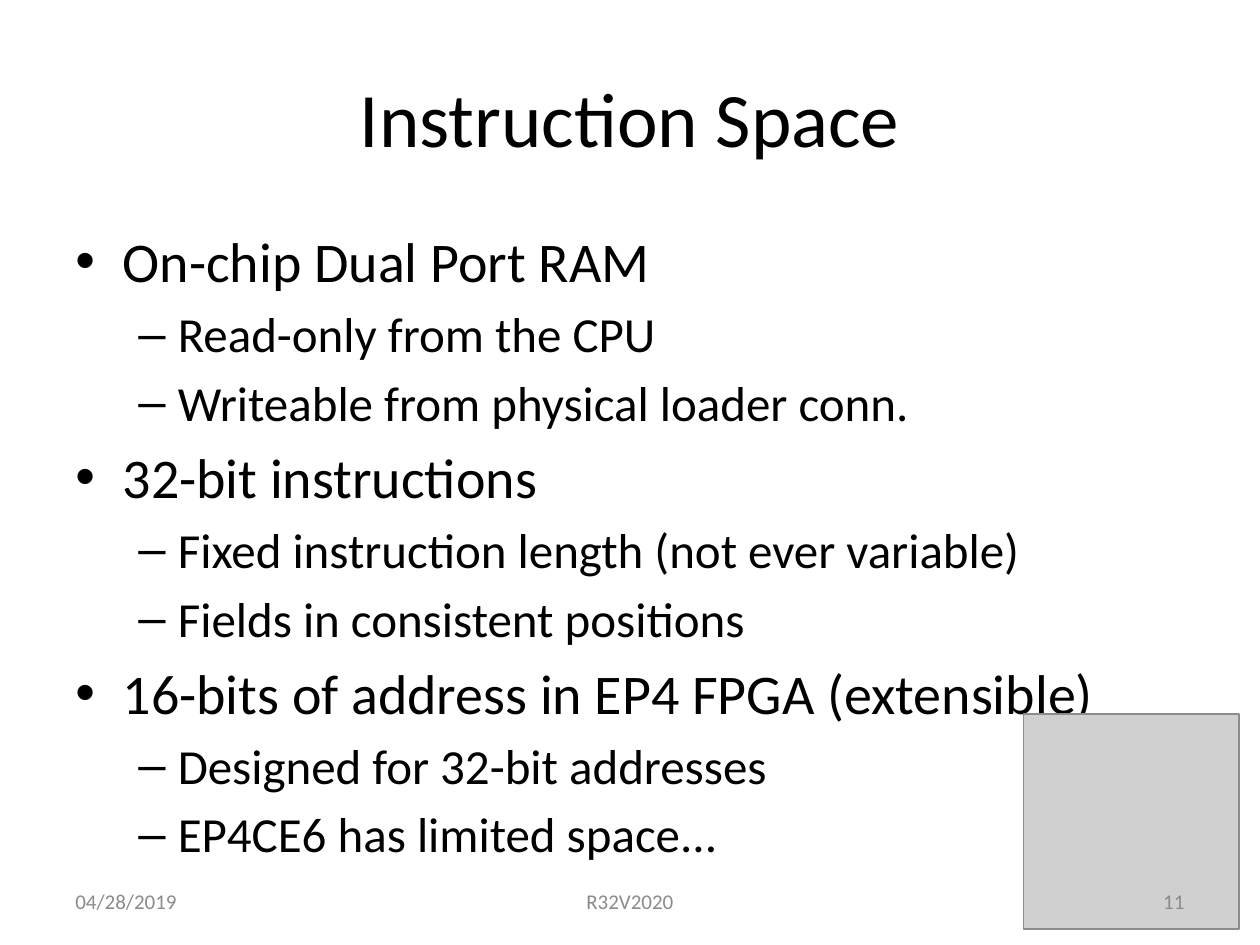
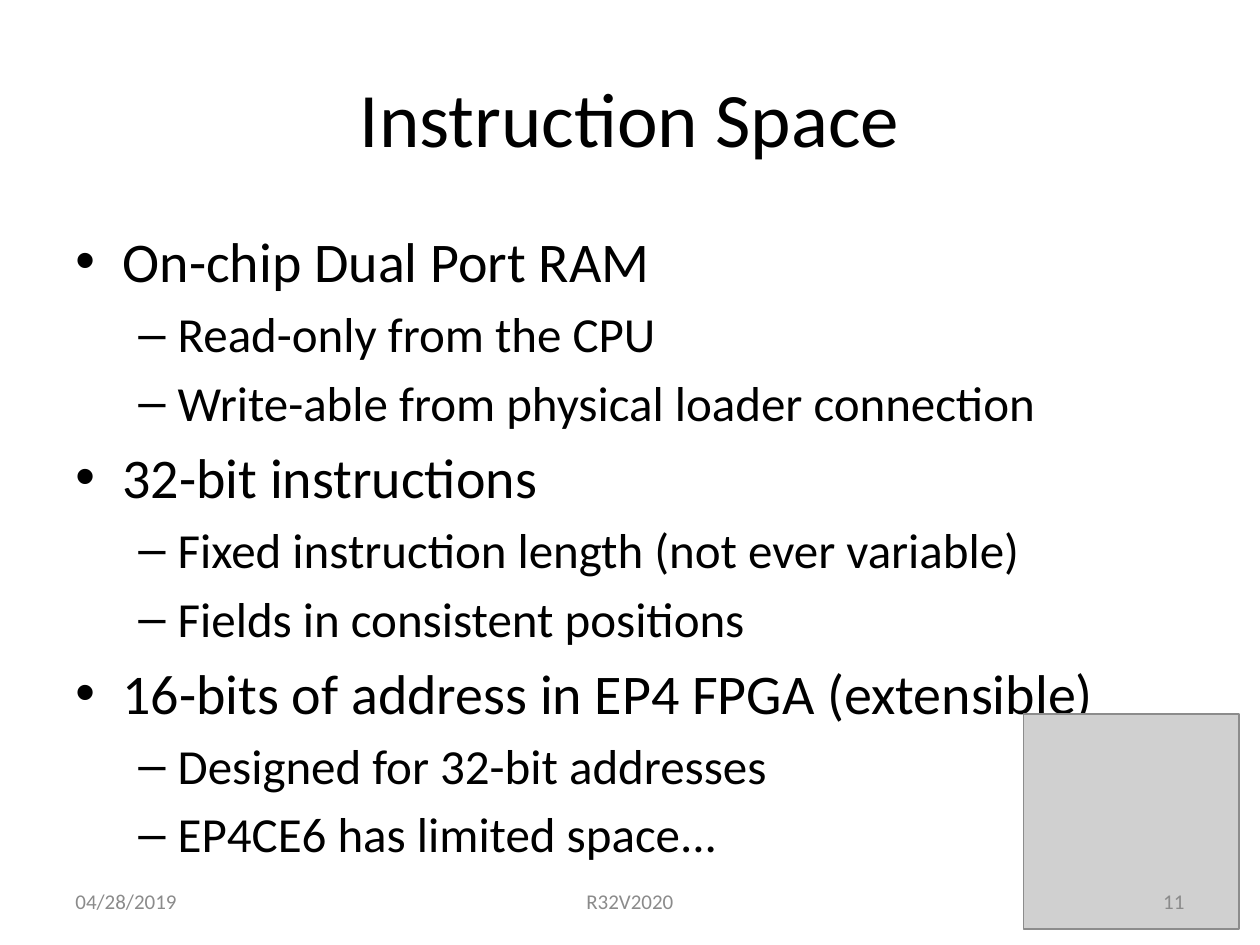
Before and after one commit to douggilliland/R32V2020, a slide deck: slide 11 of Architecture/R32V2020-RISC in EP4CE6.pptx. Drawn at 1260x945 pixels with LibreOffice and Linux fonts; fonts in the diff are those of the drawing; grey boxes stand for pictures. Boxes give left, top, right and bottom in pixels: in the first picture for what was removed or moved away, otherwise in the second. Text is boxed around its words. In the diff, an @@ line names an element or a change of style, - is before the commit and + after.

```diff
--- a/Architecture/R32V2020-RISC in EP4CE6.pptx
+++ b/Architecture/R32V2020-RISC in EP4CE6.pptx
@@ text at (178,387,1035,429): text changed @@
-  – Writeable from physical loader conn.
+  – Write-able from physical loader connection
```
Also in this commit, not shown: 5 other slides changed, 3 slides added.
